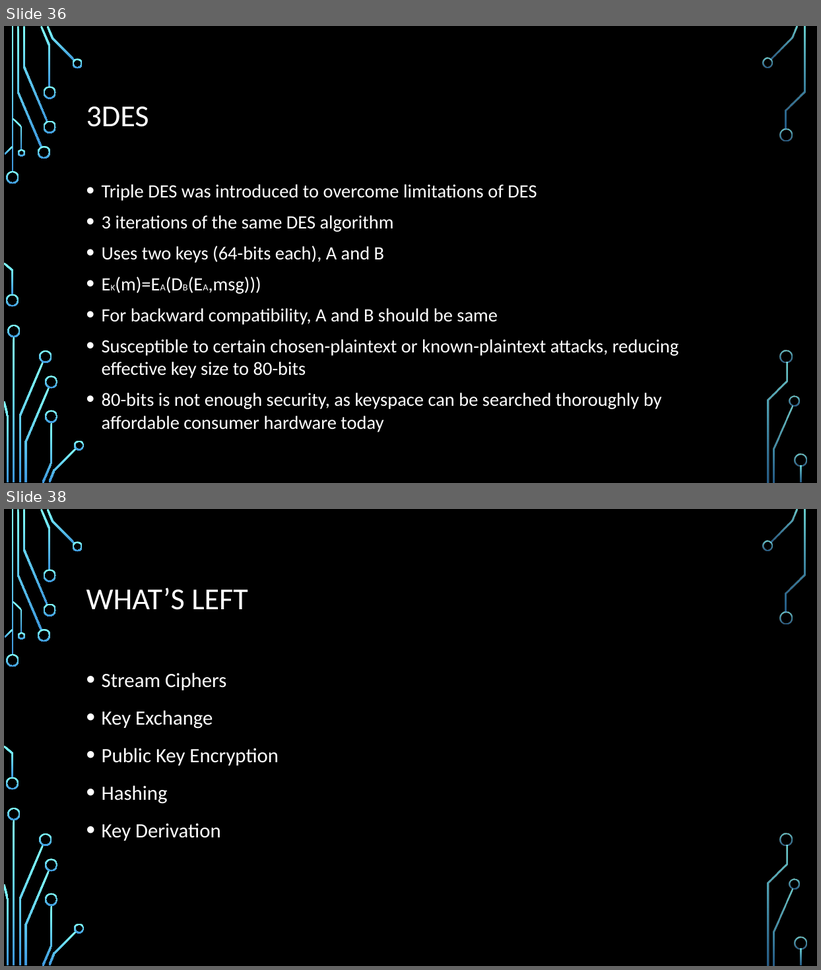
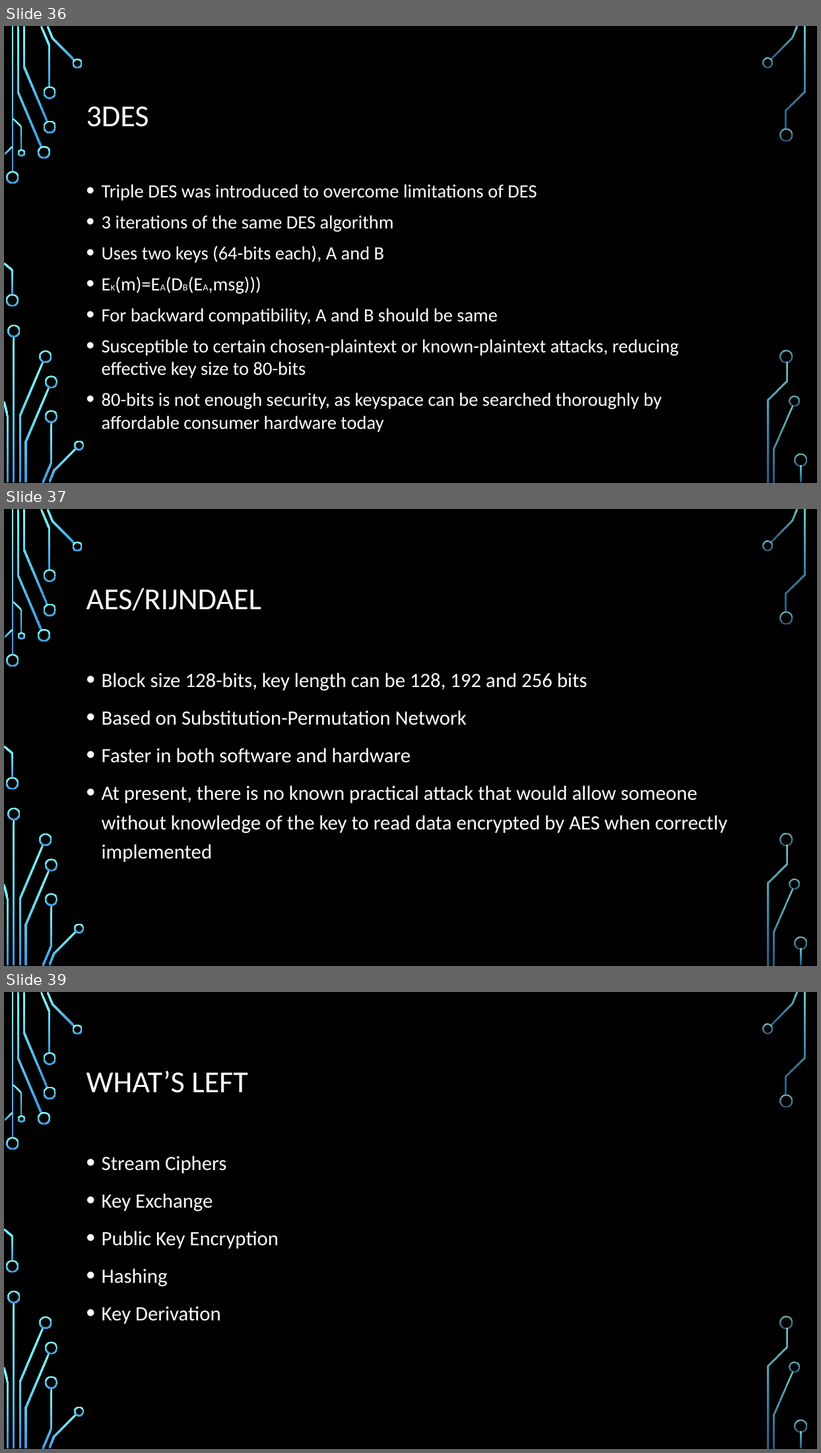
Before and after one commit to stevemann2705/meetup, a slide deck: Crypto.pptx. Shown one above the other, each under a label of ours: slides 36 and 38 before the commit, slides 36, 37 and 39 after it; the slides between them are not shown. The pictures are 821x970 and 821x1453 pixels, drawn with LibreOffice and Linux fonts; fonts in the diff are those of the drawing; background and template pictures are left out. Boxes give left, top, right and bottom in pixels: in the first picture for what was removed or moved away, otherwise in the second. Text is boxed around its words. In the diff, an @@ line names an element or a change of style, - is before the commit and + after.

```diff
--- a/Crypto.pptx
+++ b/Crypto.pptx
@@ slide 37 added at [4,509,817,966], background picture (left out); not listed: 36 template elements that a slide beside it also shows @@
@@ title added at [86,588,261,611], 36 pt, text #FFFFFF @@
+AES/RIJNDAEL
@@ text added at [102,673,728,862], 24 pt, text #FFFFFF @@
+• Block size 128-bits, key length can be 128, 192 and 256 bits
+• Based on Substitution-Permutation Network
+• Faster in both software and hardware
+• At present, there is no known practical attack that would allow someone without knowledge of the key to read data encrypted by AES when correctly implemented
@@ what was slide 38 is now slide 39 @@
```
Also in this commit, not shown: 1 slide changed, 2 other slides added, 1 slide removed.
